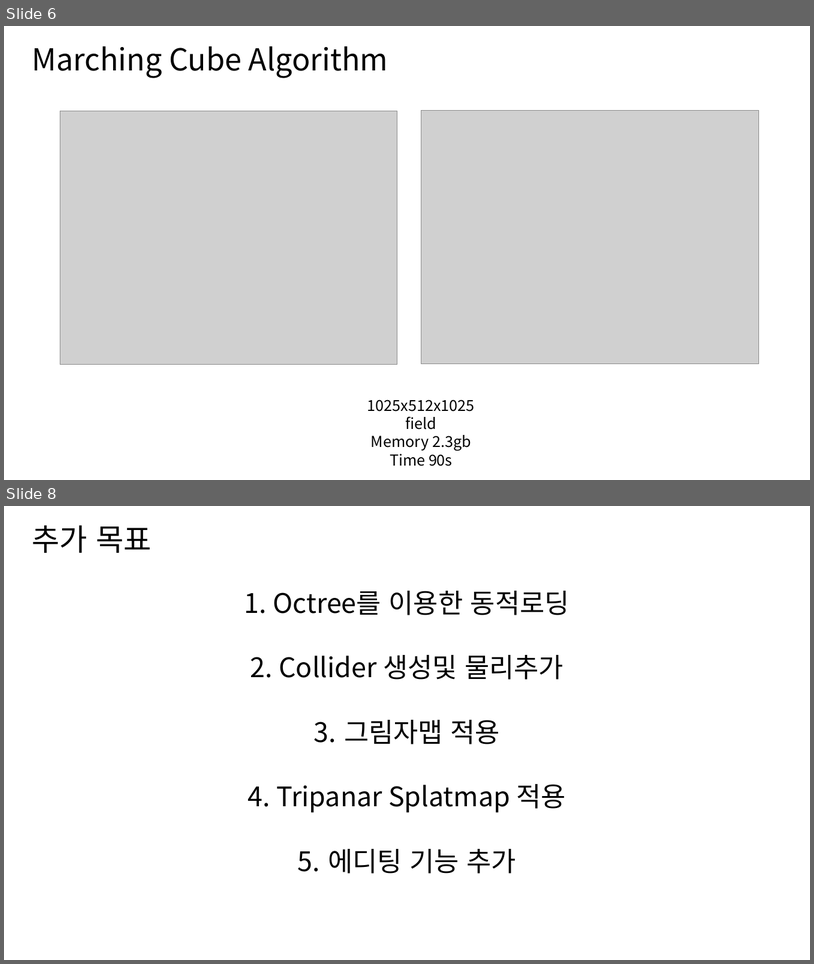
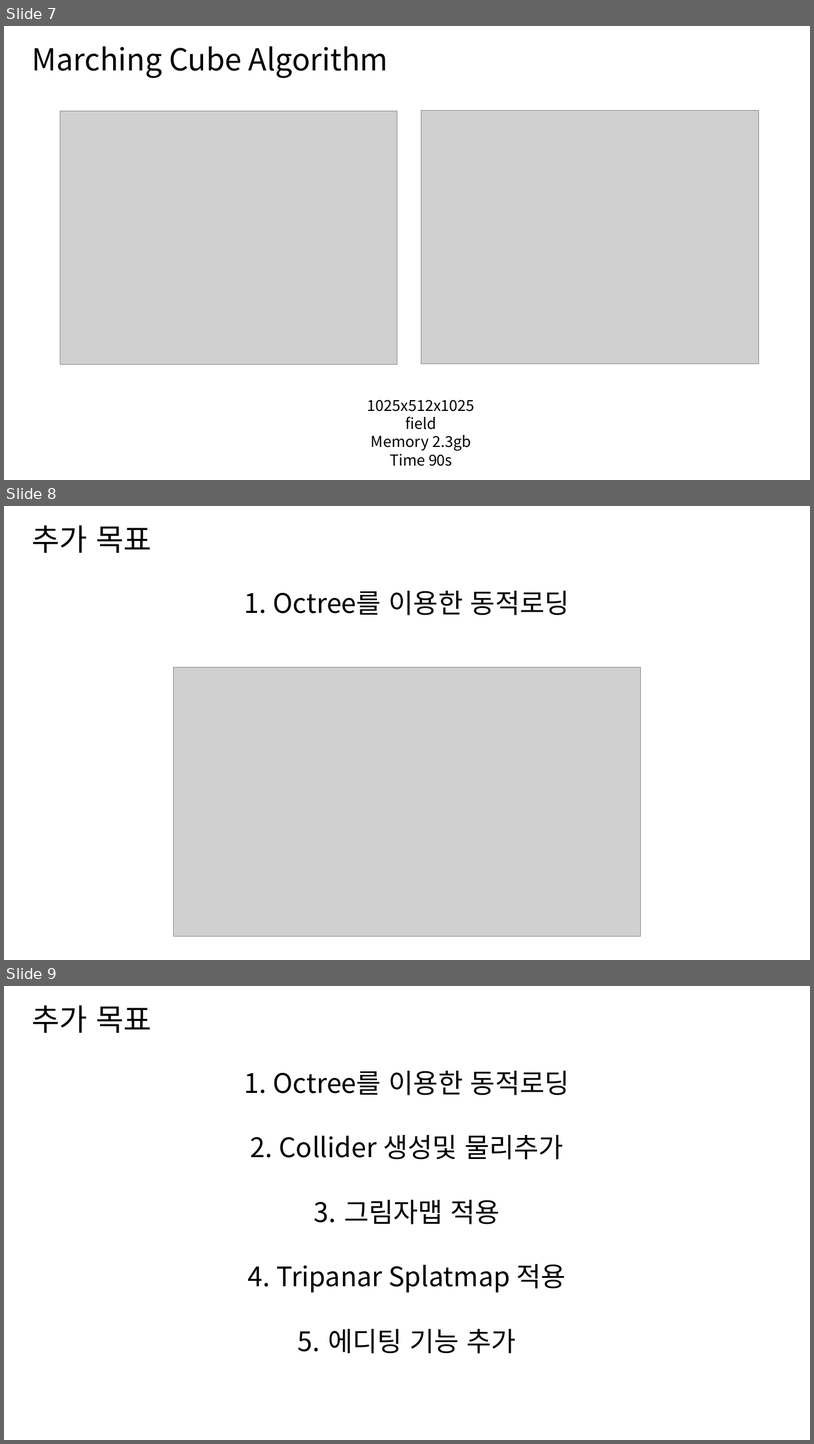
Before and after one commit to jh931223/JHEngine, a slide deck: Procedural Voxel Terrain Engine.pptx. Shown one above the other, each under a label of ours: slides 6 and 8 before the commit, slides 7, 8 and 9 after it; the slides between them are not shown. The pictures are 814x964 and 814x1444 pixels, drawn with LibreOffice and Linux fonts; fonts in the diff are those of the drawing; grey boxes stand for pictures. Boxes give left, top, right and bottom in pixels: in the first picture for what was removed or moved away, otherwise in the second. Text is boxed around its words. In the diff, an @@ line names an element or a change of style, - is before the commit and + after.

Commit message:
asd
asd

```diff
--- a/Procedural Voxel Terrain Engine.pptx
+++ b/Procedural Voxel Terrain Engine.pptx
@@ slide 8 added at bbox=[4, 506, 810, 960], background #FFFFFF @@
@@ text added at bbox=[32, 525, 152, 553], 36 pt, text #000000 @@
+추가 목표
@@ text added at bbox=[273, 591, 570, 615], 32 pt, text #000000 @@
+1. Octree를 이용한 동적로딩
@@ picture added at bbox=[173, 667, 642, 936] @@
@@ what was slide 6 is now slide 7 @@
@@ what was slide 8 is now slide 9 @@
```
